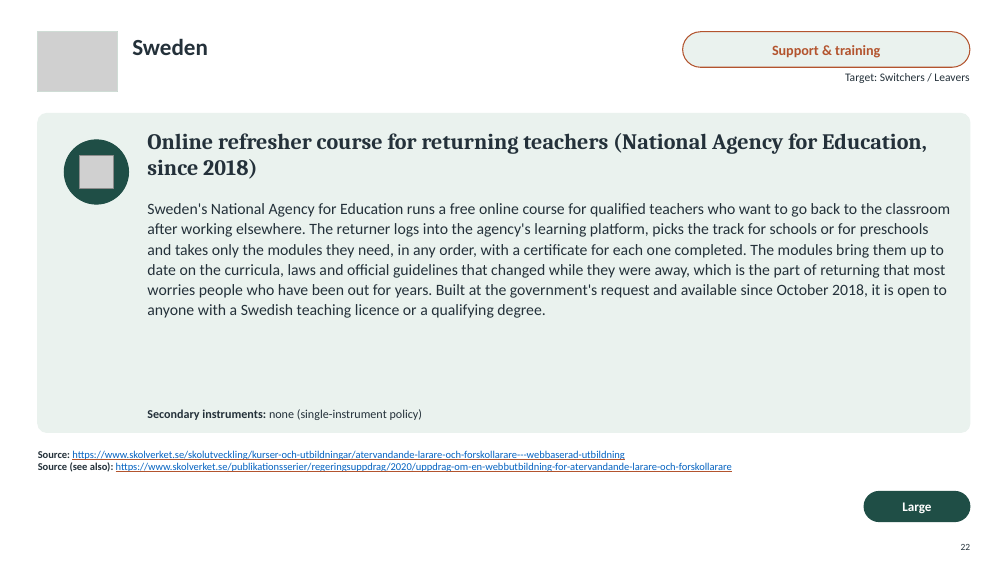
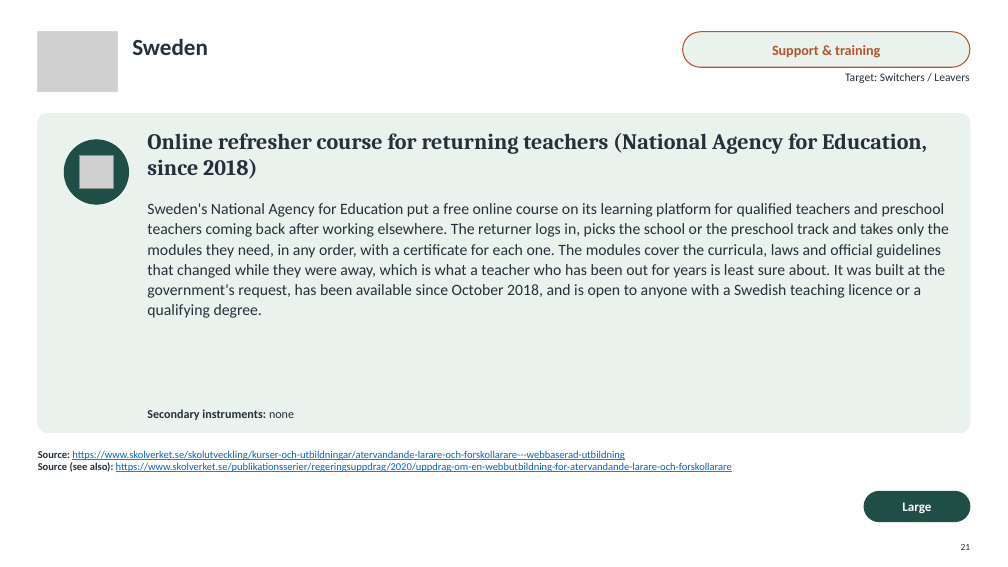
Before and after one commit to jedr1-ship-it/Alternative-Pathways----Quant, a slide deck: slide 21 of policies/Re-attracting_Former_Teachers.pptx (slide 22 before the commit). Drawn at 1008x567 pixels with LibreOffice and Linux fonts; fonts in the diff are those of the drawing; grey boxes stand for pictures. Boxes give left, top, right and bottom in pixels: in the first picture for what was removed or moved away, otherwise in the second. Text is boxed around its words. In the diff, an @@ line names an element or a change of style, - is before the commit and + after.

```diff
--- a/policies/Re-attracting_Former_Teachers.pptx
+++ b/policies/Re-attracting_Former_Teachers.pptx
@@ text at <box>147,203,949,318</box>: text changed @@
-Sweden's National Agency for Education runs a free online course for qualified teachers who want to go back to the classroom after working elsewhere. The returner logs into the agency's learning platform, picks the track for schools or for preschools and takes only the modules they need, in any order, with a certificate for each one completed. The modules bring them up to date on the curricula, laws and official guidelines that changed while they were away, which is the part of returning that most worries people who have been out for years. Built at the government's request and available since October 2018, it is open to anyone with a Swedish teaching licence or a qualifying degree.
+Sweden's National Agency for Education put a free online course on its learning platform for qualified teachers and preschool teachers coming back after working elsewhere. The returner logs in, picks the school or the preschool track and takes only the modules they need, in any order, with a certificate for each one. The modules cover the curricula, laws and official guidelines that changed while they were away, which is what a teacher who has been out for years is least sure about. It was built at the government's request, has been available since October 2018, and is open to anyone with a Swedish teaching licence or a qualifying degree.
@@ text at <box>147,409,294,420</box>: text changed; bold on @@
-Secondary instruments: none (single-instrument policy)
+Secondary instruments: none
```
Also in this commit, not shown: 34 other slides changed, 1 slide removed, 4 other files.
